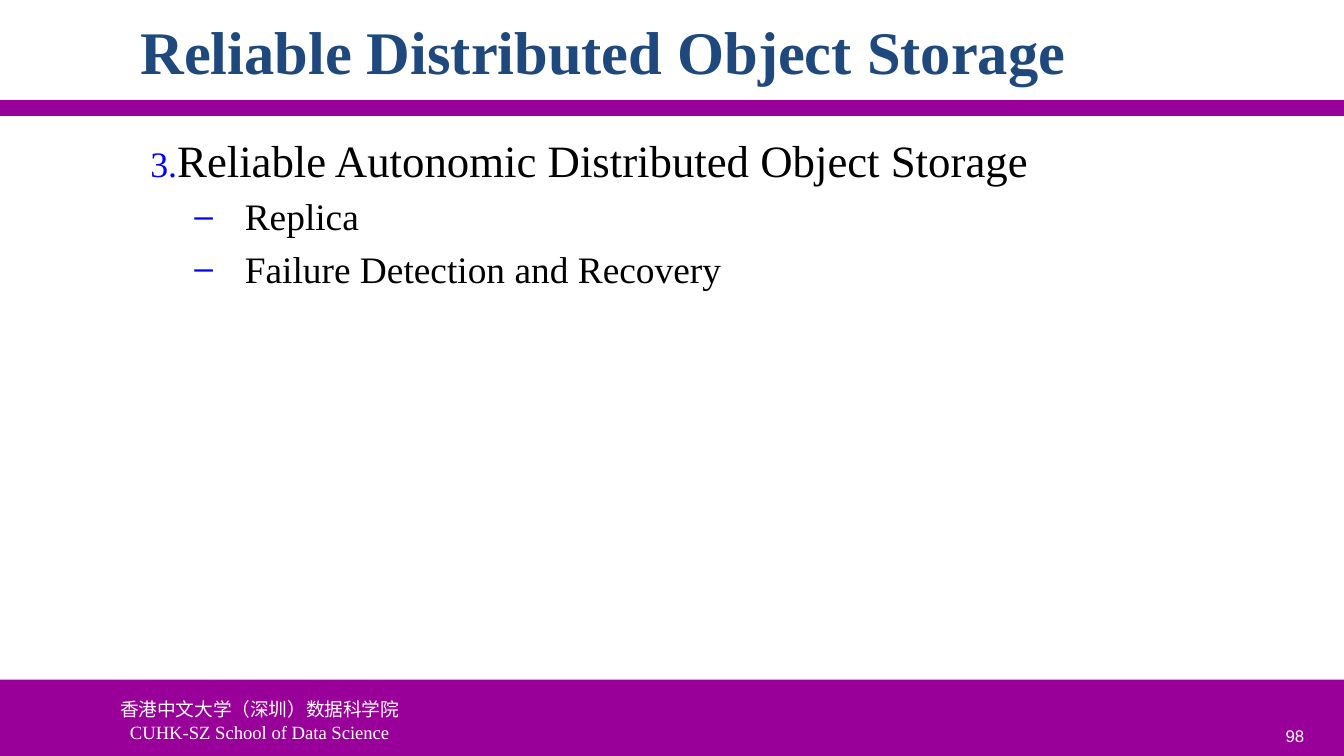
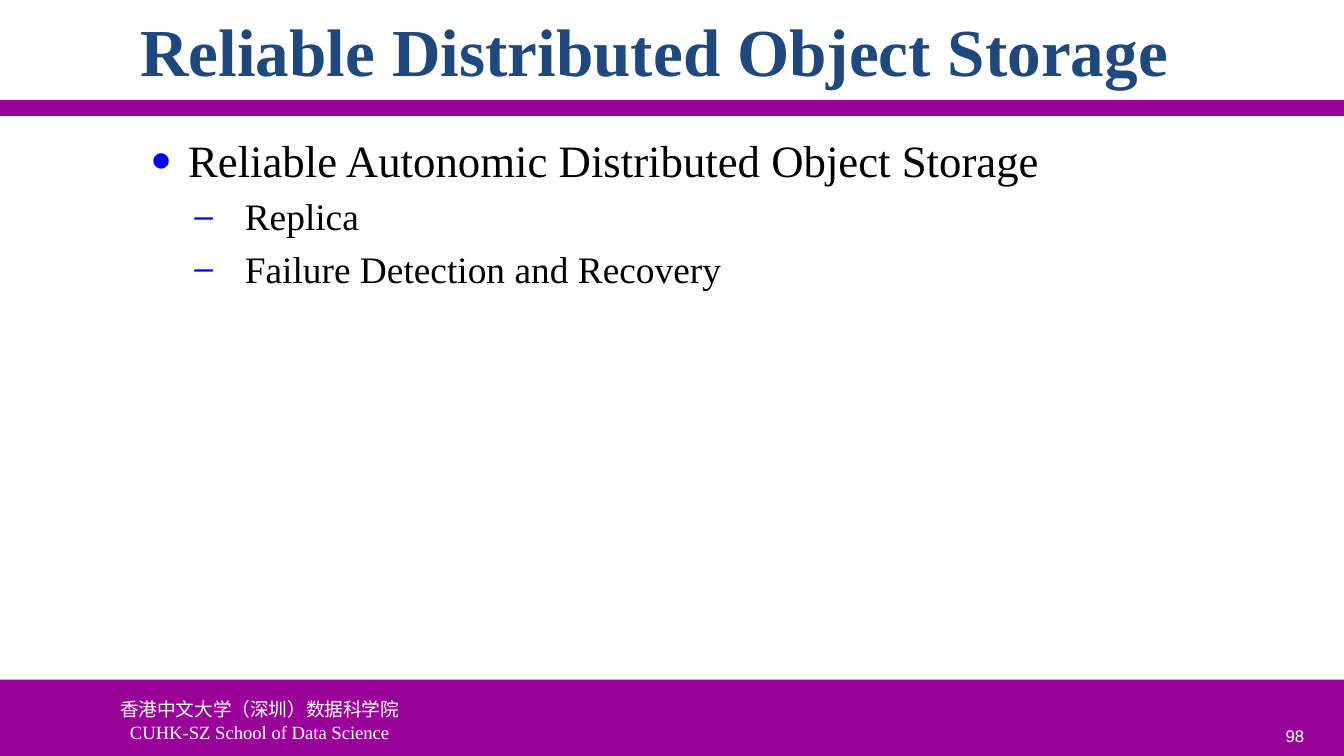
Before and after one commit to ychung1103/ychung1103.github.io, a slide deck: slide 98 of Slides/CSC6103/VT-05 Storage Virtualization.pptx. Drawn at 1344x756 pixels with LibreOffice and Linux fonts; fonts in the diff are those of the drawing; background and template pictures are left out. Boxes give left, top, right and bottom in pixels: in the first picture for what was removed or moved away, otherwise in the second. Text is boxed around its words. In the diff, an @@ line names an element or a change of style, - is before the commit and + after.

```diff
--- a/Slides/CSC6103/VT-05 Storage Virtualization.pptx
+++ b/Slides/CSC6103/VT-05 Storage Virtualization.pptx
@@ title "Reliable Distributed Object Storage" at (x1=140, y1=29, x2=1168, y2=89): size 32.4 to 36 pt @@
@@ text at (x1=188, y1=146, x2=1039, y2=186): bullet 1. to ● @@
```
Also in this commit, not shown: 9 other slides changed.
